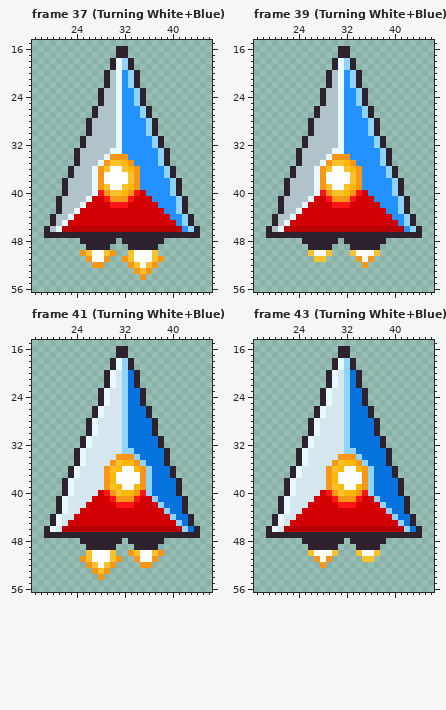
One commit to this pixel-art file: assets/Mainship/ship_sprite_animation1.aseprite. This is how it looked before the edit.
64x64 pixels, 48 frames. Shown: frame 37 (Turning White+Blue): x 17..46, y 15..56; frame 39 (Turning White+Blue): x 17..46, y 15..56; frame 41 (Turning White+Blue): x 17..46, y 15..56; frame 43 (Turning White+Blue): x 17..46, y 15..56. The commit also changed other frames, which this record leaves out.
Once edited:
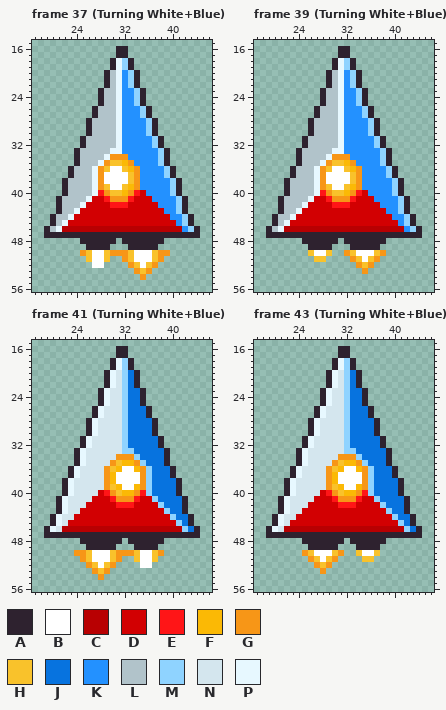
Palette (. is transparent): A #2e222f  B #ffffff  C #b80002  D #d20002  E #ff1517  F #fbb905  G #f79617  H #f9c22b  J #0773df  K #2391ff  L #b1c3ca  M #8fd3ff  N #d4e6ee  P #e7f8ff
The exact change:
Frame 37 (Turning White+Blue), layer "Group 1/ship/Fire":
y 50: x 31..32 .. -> GG; x 38..39 .. -> GG
y 51: x 26 G -> H; x 29 G -> H
y 52: x 27..28 GG -> BB
Frame 39 (Turning White+Blue), layer "Group 1/ship/Fire":
y 50: x 32 . -> G; x 38 . -> G
y 51: x 33..34 .G -> GH; x 36..37 G. -> HG
y 52: x 34..36 .G. -> GHG
y 53: x 35 . -> G
Frame 41 (Turning White+Blue), layer "Group 1/ship/Fire":
y 50: x 24..25 .. -> GG; x 31..32 .. -> GG
y 51: x 34 G -> H; x 37 G -> H
y 52: x 35..36 GG -> BB
Frame 43 (Turning White+Blue), layer "Group 1/ship/Fire":
y 50: x 25 . -> G; x 31 . -> G
y 51: x 26..27 .G -> GH; x 29..30 G. -> HG
y 52: x 27..29 .G. -> GHG
y 53: x 28 . -> G
Pixel boxes of the changes (left, top, right, bottom) in both pictures:
changed: (86, 250, 128, 268)
added: (158, 250, 170, 256)
changed: (344, 250, 386, 274)
added: (74, 550, 86, 556)
changed: (116, 550, 158, 568)
changed: (302, 550, 344, 574)
